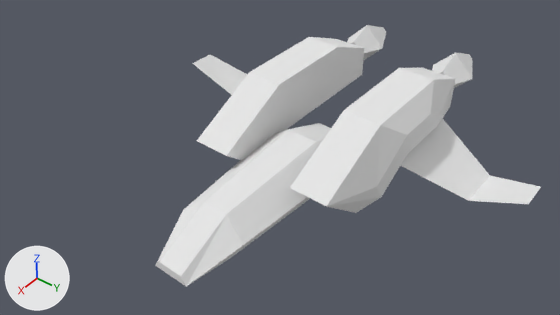
The Blender file assets/objects/player2.blend: old version first, new version second.
Rendered twice from the file's camera 'Camera'. Every picture has the same lights, and +X, +Y and +Z are marked at lower left.

The older version as bpy lines, for what is in view:
```python
me_cockpit = bpy.data.meshes.new('Cockpit')
me_cockpit.from_pydata(...)  # 22 vertices, 20 faces; spans x -0.92..1.83, y -0.53..0.53, z -0.29..0.38
me_cockpit.materials.append(mat_basemat)  # white #e7e7e7
me_engines_flame = bpy.data.meshes.new('Engines+Flame')
me_engines_flame.from_pydata(...)  # 39 vertices, 28 faces; spans x -3.06..0.54, y 0.39..2.36, z -0.19..0.81
# faces by material slot: [18, 10]
me_engines_flame.materials.append(mat_basemat)  # white #e7e7e7
me_engines_flame.materials.append(mat_flamemat)  # white #e7e7e7
# before: 6 (-2.17, 0.43, 0.53) at pixel (422, 67), 7 (-2.17, 0.88, 0.53) at pixel (455, 78), 8 (-2.17, 0.43, 0.13), 9 (-2.17, 0.88, 0.13) at pixel (450, 106)
ob_cockpit = bpy.data.objects.new('Cockpit', me_cockpit)
ob_cockpit.location = (0.0, 0.0, 0.0)
ob_engines = bpy.data.objects.new('Engines', me_engines_flame)
ob_engines.location = (0.0, 0.0, 0.0)
_m = ob_engines.modifiers.new('Mirror', 'MIRROR')
_m.use_axis = (False, True, False)
```
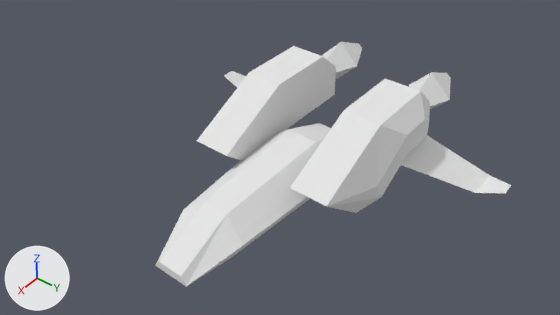
What differs and where, as boxes (x1, y1, x2, y2) in the pictures (560 x 315 px; the box of a moved part takes in the faces that stretch with it):
'Engines', reshaped (10% narrower, 9% shorter)
    before: (193, 25, 541, 213)
    after: (197, 42, 511, 213)
part 1 of me_engines_flame, moved or reshaped
    before: (347, 25, 472, 88)
    after: (322, 42, 451, 109)
part 2 of me_engines_flame, moved or reshaped
    before: (193, 37, 541, 204)
    after: (224, 46, 511, 193)

Diff of the bpy script that builds the scene:
```diff
--- a/assets/objects/player2.blend.py
+++ b/assets/objects/player2.blend.py
@@ me_engines_flame @@
 me_engines_flame.from_pydata(...)  # 39 vertices, 28 faces; spans x -3.06..0.54, y 0.39..2.36, z -0.19..0.81
 # used by ob_engines; location = (0.0, 0.0, 0.0)
-me_engines_flame.vertices[4].co = (-1.53, 0.43, 0.81)  # pixel (399, 67)
-me_engines_flame.vertices[5].co = (-1.53, 0.88, 0.81)  # pixel (434, 79)
-me_engines_flame.vertices[16].co = (-1.18, 1.05, 0.6)  # pixel (430, 114)
-me_engines_flame.vertices[17].co = (-1.45, 1.05, 0.48)  # pixel (440, 112)
-me_engines_flame.vertices[18].co = (-1.45, 1.05, 0.31)  # pixel (438, 124)
-me_engines_flame.vertices[22].co = (-1.74, 0.97, 0.23)  # pixel (442, 118)
-me_engines_flame.vertices[23].co = (-1.03, 1.72, -0.19)  # pixel (468, 200)
-me_engines_flame.vertices[25].co = (-0.86, 2.36, 0.23)  # pixel (528, 204)
-me_engines_flame.vertices[26].co = (-1.2, 2.36, 0.23)  # pixel (541, 186)
+# me_engines_flame part 1: the loose piece of 12 vertices spanning x -3.06..-2.28, y 0.39..0.94, z 0.09..0.65 is moved by (0.64, 0.0, 0.0)
+# me_engines_flame part 2
+for i in [*range(6, 10)]: me_engines_flame.vertices[i].co += Vector((0.66, 0.0, 0.0))
+me_engines_flame.vertices[4].co = (-1.22, 0.43, 0.81)  # pixel (385, 78)
+me_engines_flame.vertices[5].co = (-1.22, 0.88, 0.81)  # pixel (420, 91)
+me_engines_flame.vertices[16].co = (-1.05, 1.05, 0.6)  # pixel (425, 118)
+me_engines_flame.vertices[17].co = (-1.18, 1.05, 0.48)  # pixel (429, 123)
+me_engines_flame.vertices[18].co = (-1.18, 1.05, 0.31)  # pixel (427, 135)
+me_engines_flame.vertices[22].co = (-1.31, 0.97, 0.23)
+me_engines_flame.vertices[23].co = (-1.2, 1.72, -0.19)  # pixel (475, 192)
+me_engines_flame.vertices[25].co = (-1.13, 2.05, 0.02)  # pixel (505, 193)
+me_engines_flame.vertices[26].co = (-1.3, 2.05, 0.02)  # pixel (511, 185)
 me_engines_flame.materials.append(mat_basemat)
```
